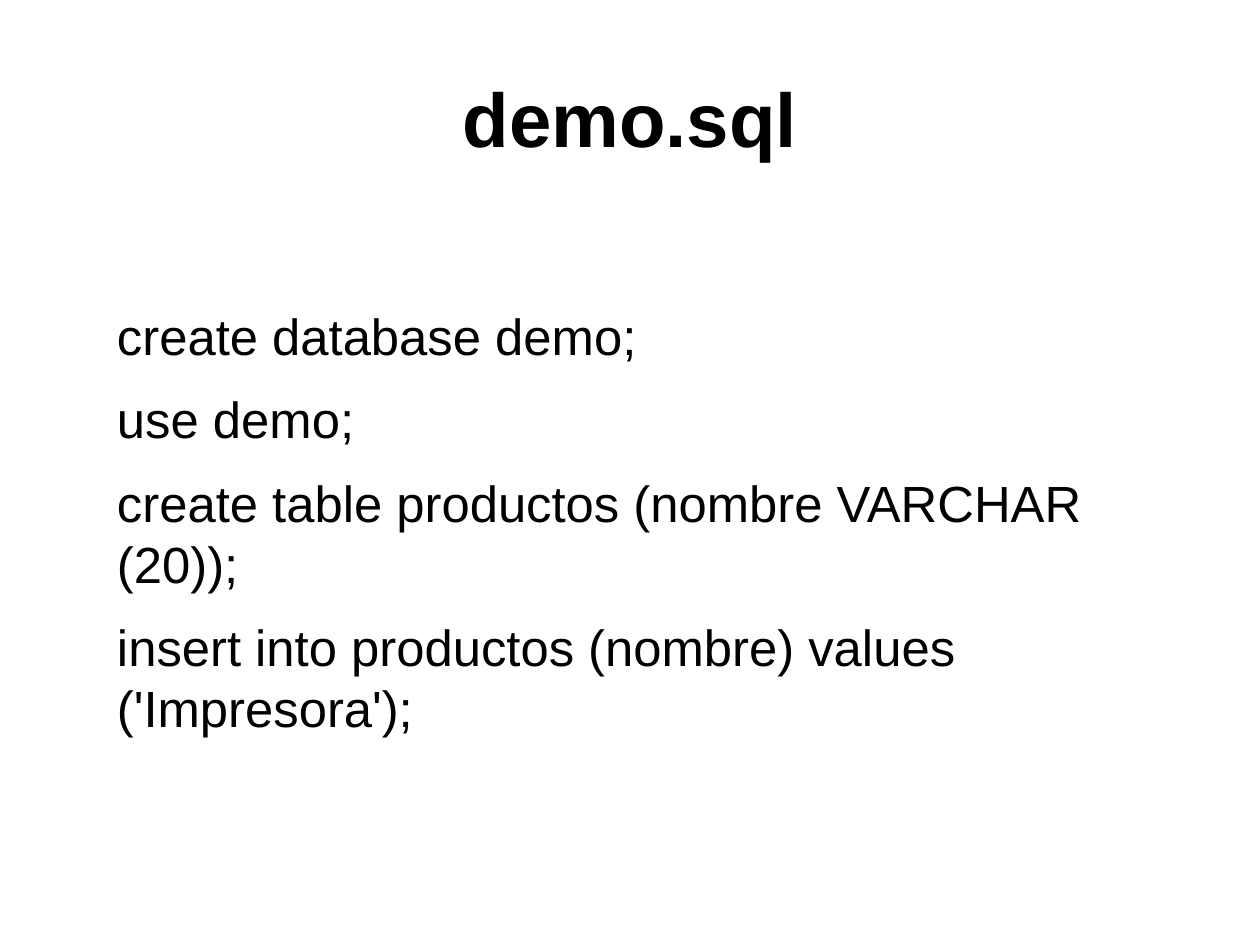
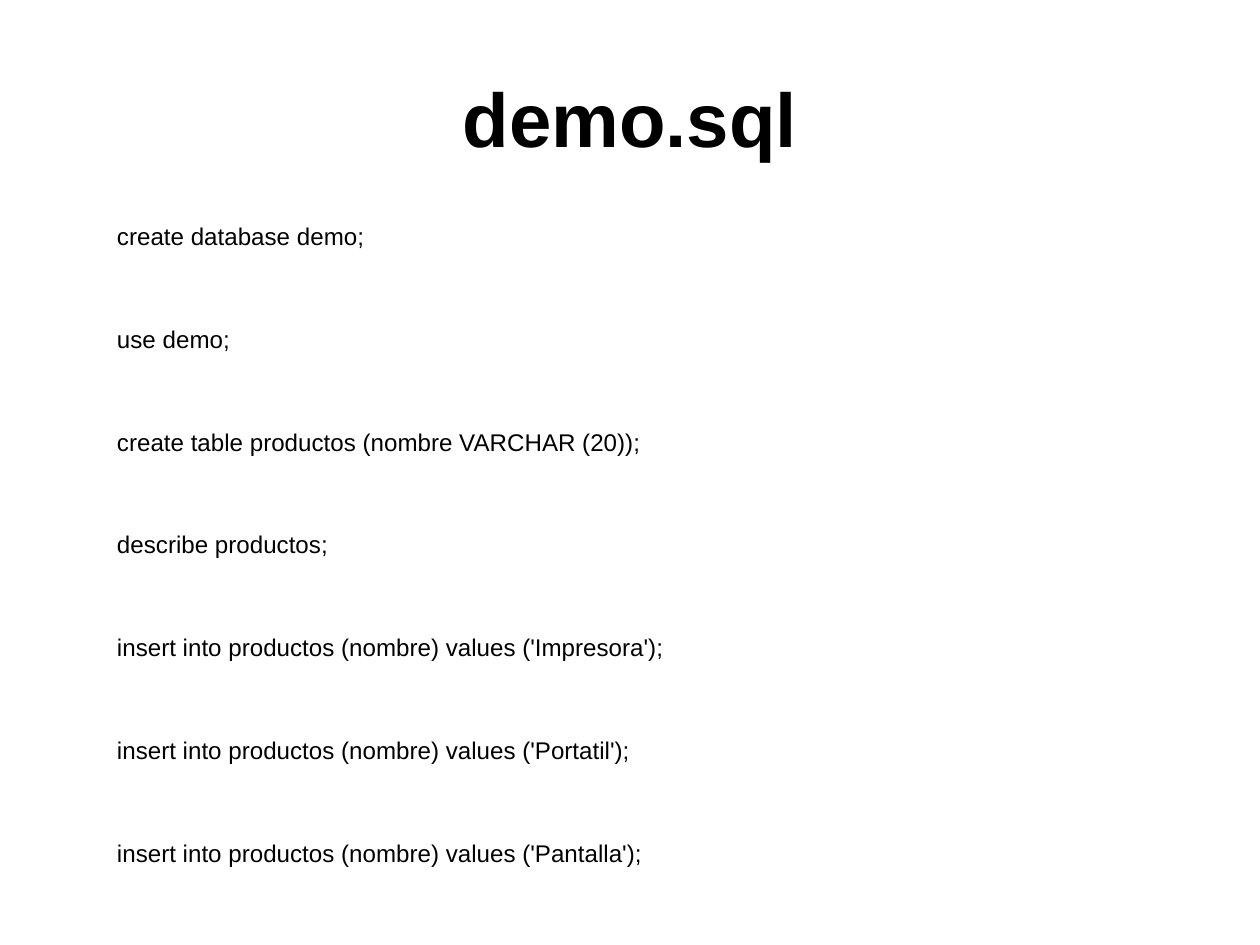
Before and after one commit to javacasm/CursoPythonCompleto, a slide deck: slide 25 of Base_de_Datos/BaseDeDatosPython.odp. Drawn at 1260x945 pixels with LibreOffice and Linux fonts; fonts in the diff are those of the drawing. Boxes give left, top, right and bottom in pixels: in the first picture for what was removed or moved away, otherwise in the second. Text is boxed around its words. In the diff, an @@ line names an element or a change of style, - is before the commit and + after.

```diff
--- a/Base_de_Datos/BaseDeDatosPython.odp
+++ b/Base_de_Datos/BaseDeDatosPython.odp
@@ text at <box>117,227,663,661</box>: size 32 to 15.2 pt in "create database demo;", "use demo;", "create table productos (nombre VARCHAR (20));", "insert into productos (nombre) values ('Impresora');" @@
@@ text at <box>117,535,328,558</box>: paragraph added @@
+describe productos;
@@ text at <box>117,741,641,867</box>: paragraphs added @@
+insert into productos (nombre) values ('Portatil');
+insert into productos (nombre) values ('Pantalla');
+select * from productos
```
Also in this commit, not shown: 17 other slides changed, 4 other files.
